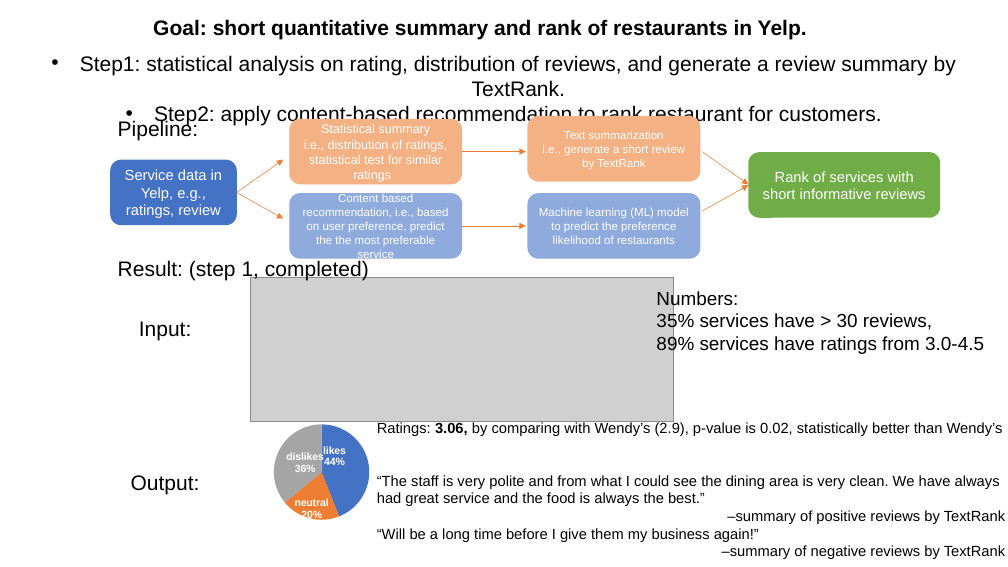
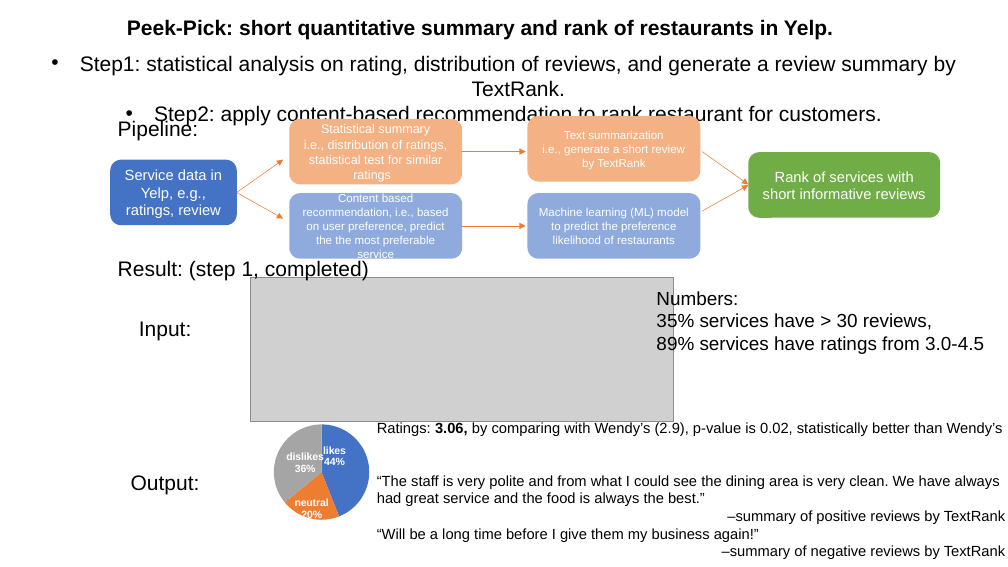
Before and after one commit to honeybird1991/Data_Incubator_Project, a slide deck: slide 1 of Project/Outline.pptx. Drawn at 1008x567 pixels with LibreOffice and Linux fonts; fonts in the diff are those of the drawing; grey boxes stand for pictures. Boxes give left, top, right and bottom in pixels: in the first picture for what was removed or moved away, otherwise in the second. Text is boxed around its words. In the diff, an @@ line names an element or a change of style, - is before the commit and + after.

```diff
--- a/Project/Outline.pptx
+++ b/Project/Outline.pptx
@@ text at bbox=[127, 19, 833, 39]: text changed @@
-Goal: short quantitative summary and rank of restaurants in Yelp.
+Peek-Pick: short quantitative summary and rank of restaurants in Yelp.
```
Also in this commit, not shown: 1 other file.
